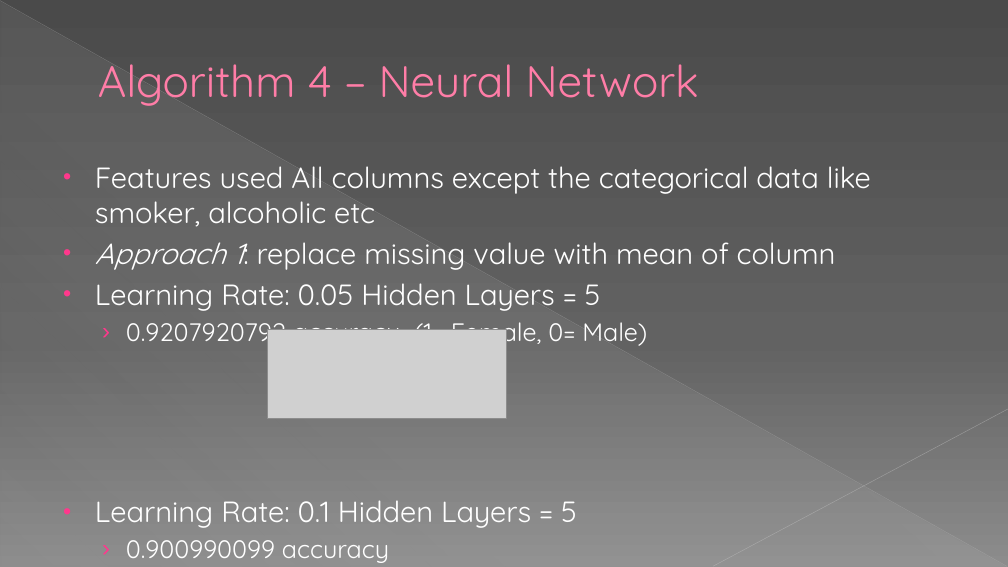
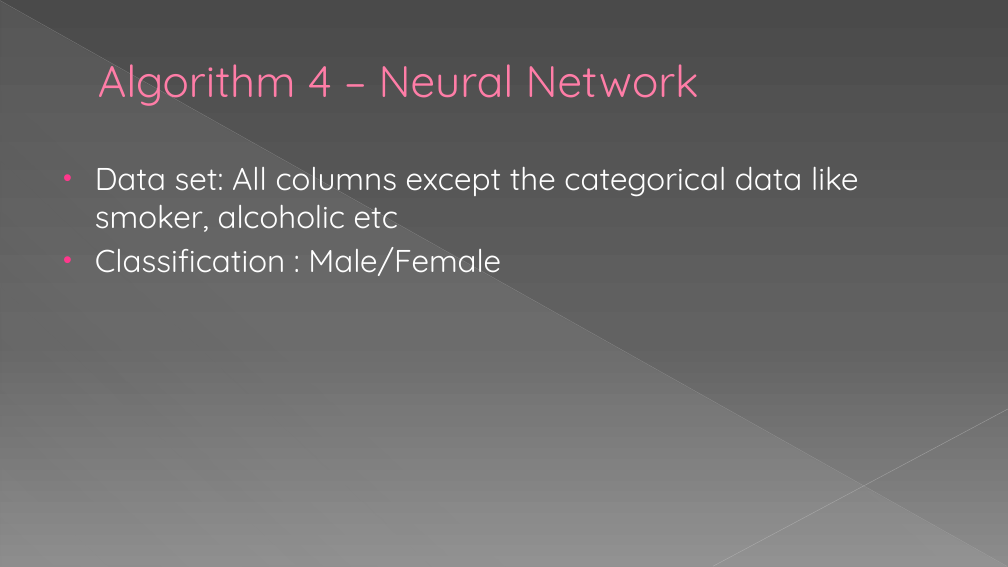
Before and after one commit to dhavalaM/CS513-Project, a slide deck: slide 28 of Presentation_YPS.pptx. Drawn at 1008x567 pixels with LibreOffice and Linux fonts; fonts in the diff are those of the drawing; grey boxes stand for pictures. Boxes give left, top, right and bottom in pixels: in the first picture for what was removed or moved away, otherwise in the second. Text is boxed around its words. In the diff, an @@ line names an element or a change of style, - is before the commit and + after.

```diff
--- a/Presentation_YPS.pptx
+++ b/Presentation_YPS.pptx
@@ text at (95, 167, 859, 276): text changed; size 27.8 to 30 pt @@
-• Features used All columns except the categorical data like smoker, alcoholic etc
-• Approach 1: replace missing value with mean of column
-• Learning Rate: 0.05 Hidden Layers = 5
-  › 0.9207920792 accuracy (1= Female, 0= Male)
-• Learning Rate: 0.1 Hidden Layers = 5
-  › 0.900990099 accuracy
+• Data set: All columns except the categorical data like smoker, alcoholic etc
+• Classification : Male/Female
@@ picture removed at (268, 330, 507, 418) @@
```
Also in this commit, not shown: 3 other slides changed, 2 slides added.
